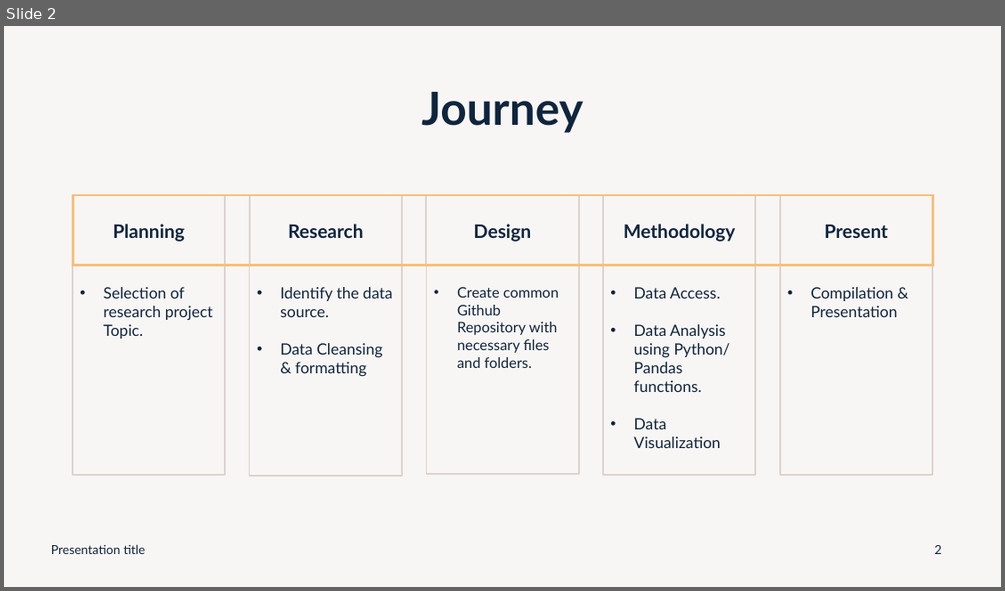
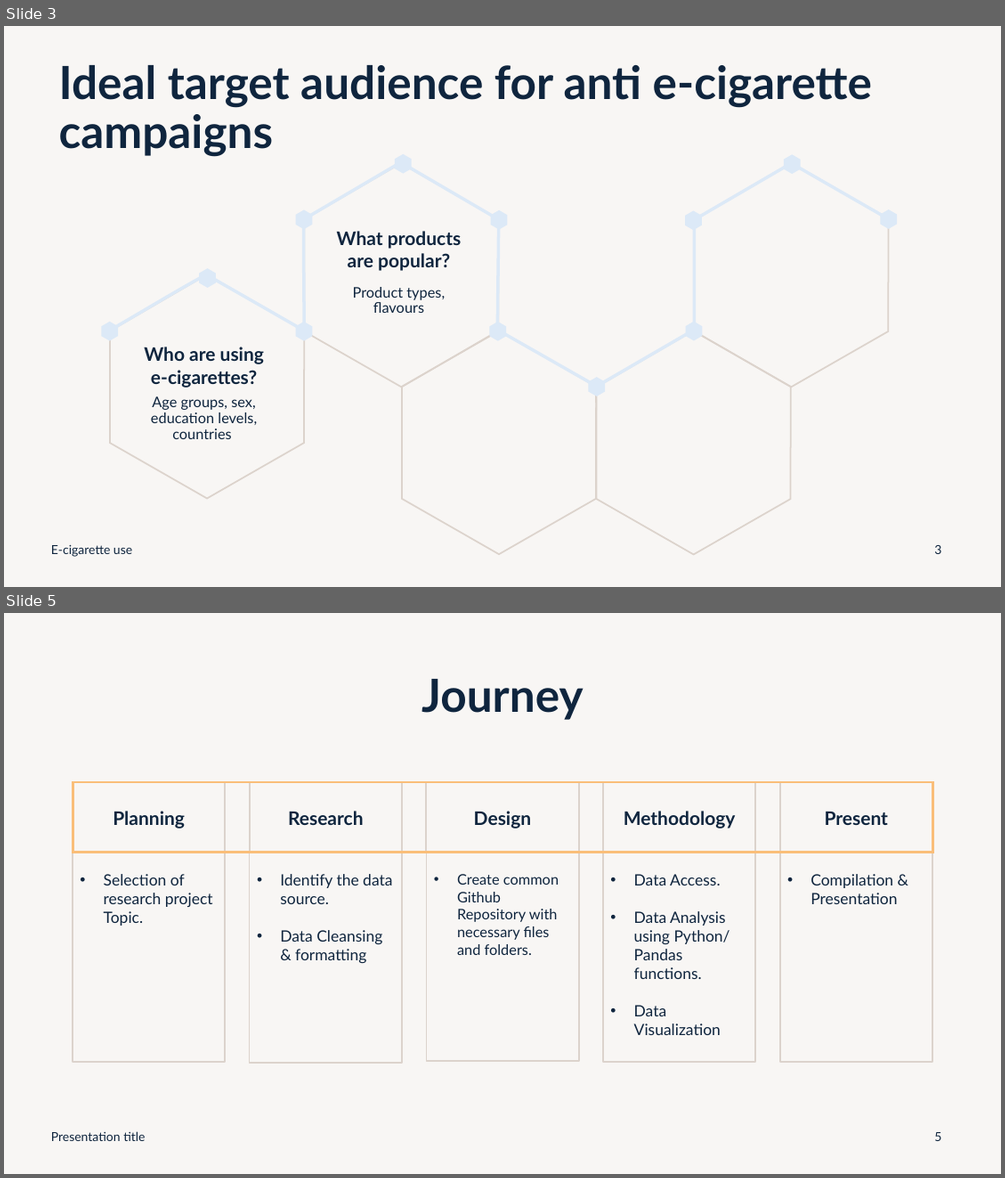
Before and after one commit to Sueraaa/project1-group5, a slide deck: Project_1/Project1.pptx. Shown one above the other, each under a label of ours: slide 2 before the commit, slides 3 and 5 after it; the slides between them are not shown. The pictures are 1005x591 and 1005x1178 pixels, drawn with LibreOffice and Linux fonts; fonts in the diff are those of the drawing. Boxes give left, top, right and bottom in pixels: in the first picture for what was removed or moved away, otherwise in the second. Text is boxed around its words. In the diff, an @@ line names an element or a change of style, - is before the commit and + after.

```diff
--- a/Project_1/Project1.pptx
+++ b/Project_1/Project1.pptx
@@ slide 3 added at [4,26,1001,587], background #DCD3CC at 20% opacity @@
@@ title added at [59,65,872,157], 44 pt, text #0F253E, bold @@
+Ideal target audience for anti e-cigarette campaigns
@@ freeform shape added at [395,154,412,174], fill #DCE9F7 @@
@@ freeform shape added at [784,155,801,174], fill #DCE9F7 @@
@@ freeform shape added at [108,162,693,386], outline #DCE9F7 3 pt @@
@@ freeform shape added at [304,163,498,386], outline #DCD3CC 1.5 pt @@
@@ freeform shape added at [695,163,889,386], outline #DCD3CC 1.5 pt @@
@@ freeform shape added at [695,163,889,332], outline #DCE9F7 3 pt @@
@@ freeform shape added at [296,210,312,230], fill #DCE9F7 @@
@@ freeform shape added at [491,210,507,230], fill #DCE9F7 @@
@@ freeform shape added at [685,211,702,230], fill #DCE9F7 @@
@@ freeform shape added at [881,209,897,229], fill #DCE9F7 @@
@@ text added at [337,231,461,271], 18 pt, text #0F253E, bold @@
+What products are popular?
@@ freeform shape added at [110,274,305,498], outline #DCD3CC 1.5 pt @@
@@ freeform shape added at [199,268,216,288], fill #DCE9F7 @@
@@ text added at [353,287,445,313], 14 pt, text #0F253E @@
+Product types, flavours
@@ freeform shape added at [101,321,118,341], fill #DCE9F7 @@
@@ freeform shape added at [296,321,312,341], fill #DCE9F7 @@
@@ freeform shape added at [402,330,596,554], outline #DCD3CC 1.5 pt @@
@@ freeform shape added at [489,321,506,341], fill #DCE9F7 @@
@@ freeform shape added at [596,330,791,554], outline #DCD3CC 1.5 pt @@
@@ freeform shape added at [685,321,702,341], fill #DCE9F7 @@
@@ text added at [144,346,264,387], 18 pt, text #0F253E, bold @@
+Who are using e-cigarettes?
@@ text added at [151,396,257,439], 14 pt, text #0F253E @@
+Age groups, sex, education levels, countries
@@ freeform shape added at [588,377,605,396], fill #DCE9F7 @@
@@ text added at [51,545,132,556], 12 pt, text #0F253E @@
+E-cigarette use
@@ page number added at [934,545,941,554], 12 pt, text #0F253E @@
+3
@@ what was slide 2 is now slide 5 @@
@@ page number at [934,1132,941,1141]: text changed @@
-2
+5
```
Also in this commit, not shown: 1 slide changed, 2 other slides added, 3 other files.
